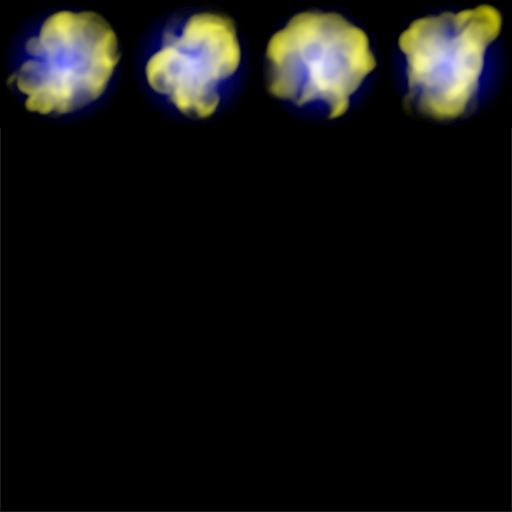
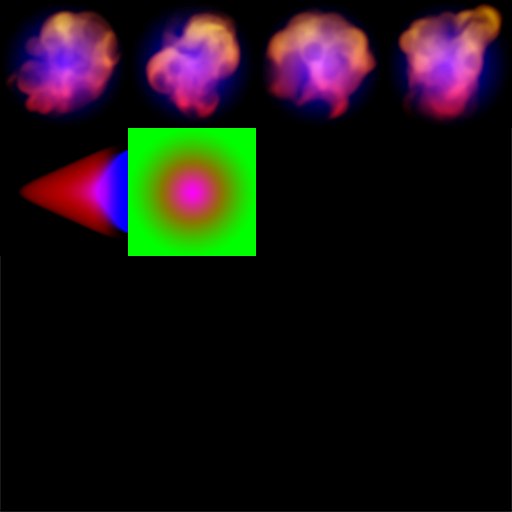
Comparing the layer stacks of the two 512 × 512 images. Changes:
renamed "Rectangle 9 copy 8" to "0-3", painted on it over [4, 2, 505, 126]
moved "4" out of group "256", painted on it over [0, 128, 128, 256]
moved "5" out of group "256", painted on it over [128, 128, 256, 256]